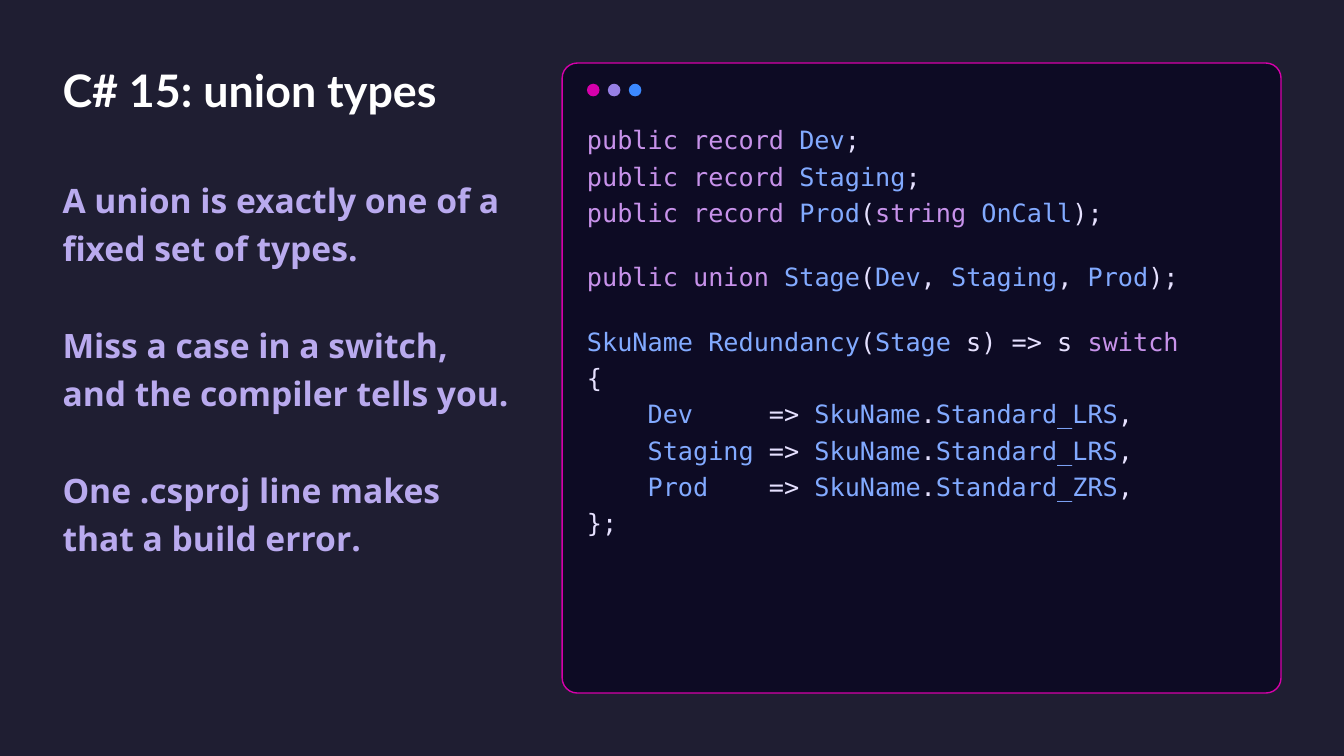
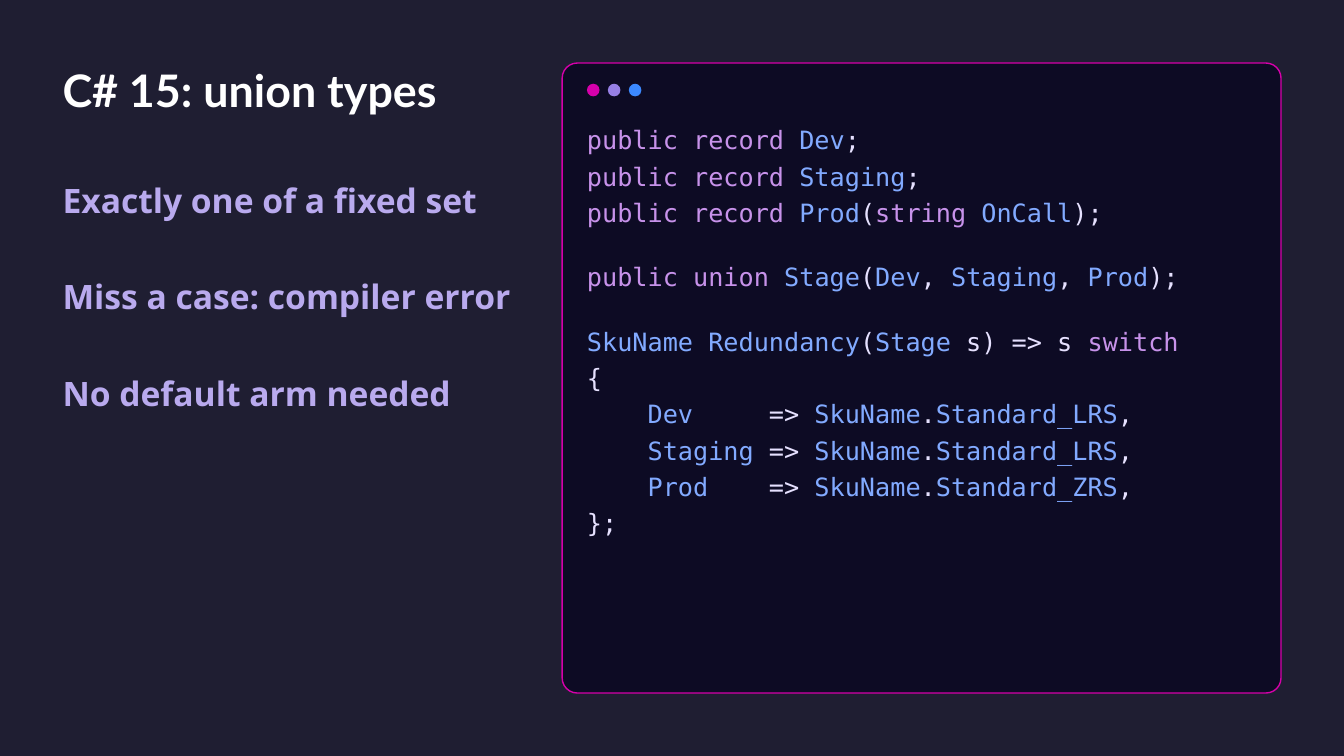
Before and after one commit to CamSoper/infrastructure-as-actual-code, a slide deck: slide 8 of slides/infrastructure-as-actual-code.pptx. Drawn at 1344x756 pixels with LibreOffice and Linux fonts; fonts in the diff are those of the drawing. Boxes give left, top, right and bottom in pixels: in the first picture for what was removed or moved away, otherwise in the second. Text is boxed around its words. In the diff, an @@ line names an element or a change of style, - is before the commit and + after.

```diff
--- a/slides/infrastructure-as-actual-code.pptx
+++ b/slides/infrastructure-as-actual-code.pptx
@@ text at (63, 187, 511, 407): text changed @@
-A union is exactly one of a fixed set of types.
-Miss a case in a switch, and the compiler tells you.
-One .csproj line makes that a build error.
+Exactly one of a fixed set
+Miss a case: compiler error
+No default arm needed
```
Also in this commit, not shown: 4 other slides changed, 1 other file.
